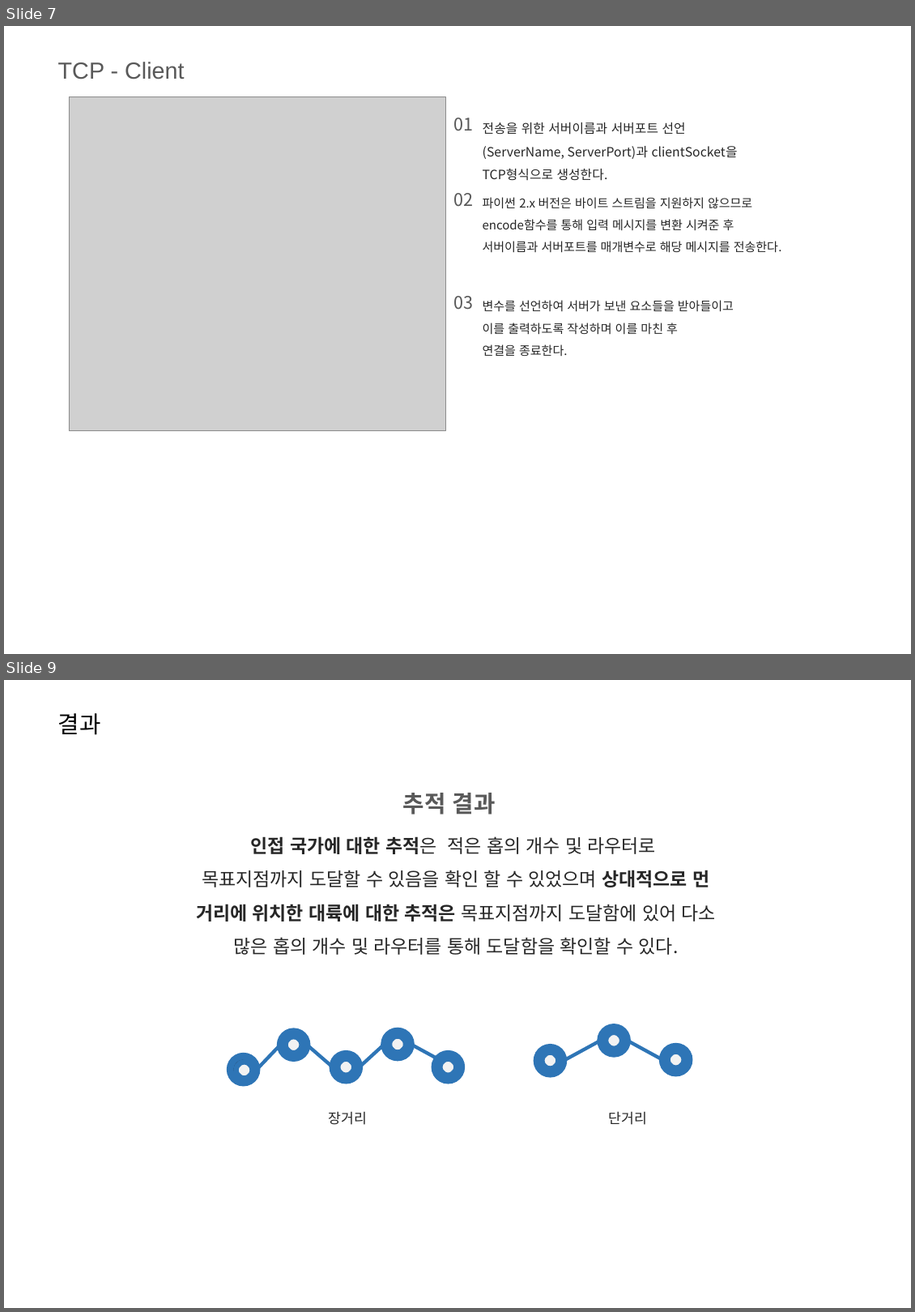
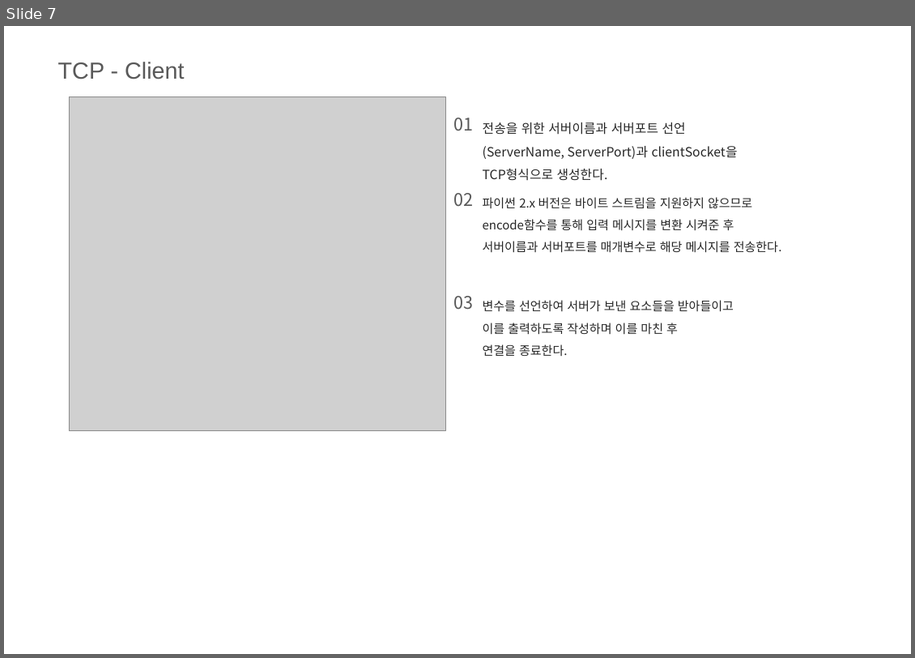
Before and after one commit to ingkoon/2020-s, a slide deck: ComputerNetwork/2-4/20151167 이인재 컴퓨터네트워크 2-4실습 과제(UDP, TCP).pptx. Shown one above the other, each under a label of ours: slides 7 and 9 before the commit, slide 7 after it; the slides between them are not shown. The pictures are 915x1312 and 915x658 pixels, drawn with LibreOffice and Linux fonts; fonts in the diff are those of the drawing; grey boxes stand for pictures; background and template pictures are left out. Boxes give left, top, right and bottom in pixels: in the first picture for what was removed or moved away, otherwise in the second. Text is boxed around its words. In the diff, an @@ line names an element or a change of style, - is before the commit and + after.

```diff
--- a/ComputerNetwork/2-4/20151167 이인재 컴퓨터네트워크 2-4실습 과제(UDP, TCP).pptx
+++ b/ComputerNetwork/2-4/20151167 이인재 컴퓨터네트워크 2-4실습 과제(UDP, TCP).pptx
@@ slide 9 removed at bbox=[4, 680, 911, 1308], background picture (left out) @@
@@ text removed at bbox=[58, 713, 101, 735] @@
-결과
@@ text removed at bbox=[403, 793, 496, 814] @@
-추적 결과
@@ text removed at bbox=[196, 836, 716, 955] @@
-인접 국가에 대한 추적은 적은 홉의 개수 및 라우터로
-목표지점까지 도달할 수 있음을 확인 할 수 있었으며 상대적으로 먼 거리에 위치한 대륙에 대한 추적은 목표지점까지 도달함에 있어 다소 많은 홉의 개수 및 라우터를 통해 도달함을 확인할 수 있다.
@@ ellipse removed at bbox=[280, 1032, 307, 1058] @@
@@ ellipse removed at bbox=[285, 1037, 301, 1053] @@
@@ ellipse removed at bbox=[385, 1031, 411, 1057] @@
@@ ellipse removed at bbox=[390, 1036, 405, 1052] @@
@@ line removed from (564, 1062) to (601, 1041) @@
@@ ellipse removed at bbox=[601, 1027, 628, 1054] @@
@@ ellipse removed at bbox=[607, 1032, 622, 1049] @@
@@ line removed from (663, 1061) to (627, 1041) @@
@@ ellipse removed at bbox=[230, 1056, 257, 1083] @@
@@ ellipse removed at bbox=[236, 1062, 252, 1078] @@
@@ line removed from (257, 1070) to (280, 1045) @@
@@ line removed from (333, 1067) to (307, 1045) @@
@@ ellipse removed at bbox=[333, 1053, 360, 1080] @@
@@ ellipse removed at bbox=[339, 1059, 354, 1075] @@
@@ line removed from (359, 1067) to (385, 1044) @@
@@ line removed from (443, 1062) to (411, 1044) @@
@@ ellipse removed at bbox=[436, 1053, 462, 1080] @@
@@ ellipse removed at bbox=[441, 1059, 456, 1075] @@
@@ ellipse removed at bbox=[537, 1048, 564, 1074] @@
@@ ellipse removed at bbox=[543, 1053, 559, 1069] @@
@@ ellipse removed at bbox=[663, 1047, 690, 1074] @@
@@ ellipse removed at bbox=[668, 1052, 684, 1068] @@
@@ text removed at bbox=[329, 1111, 367, 1125] @@
-장거리
@@ text removed at bbox=[609, 1111, 647, 1125] @@
-단거리
```
Also in this commit, not shown: 1 slide changed, 3 other files.
